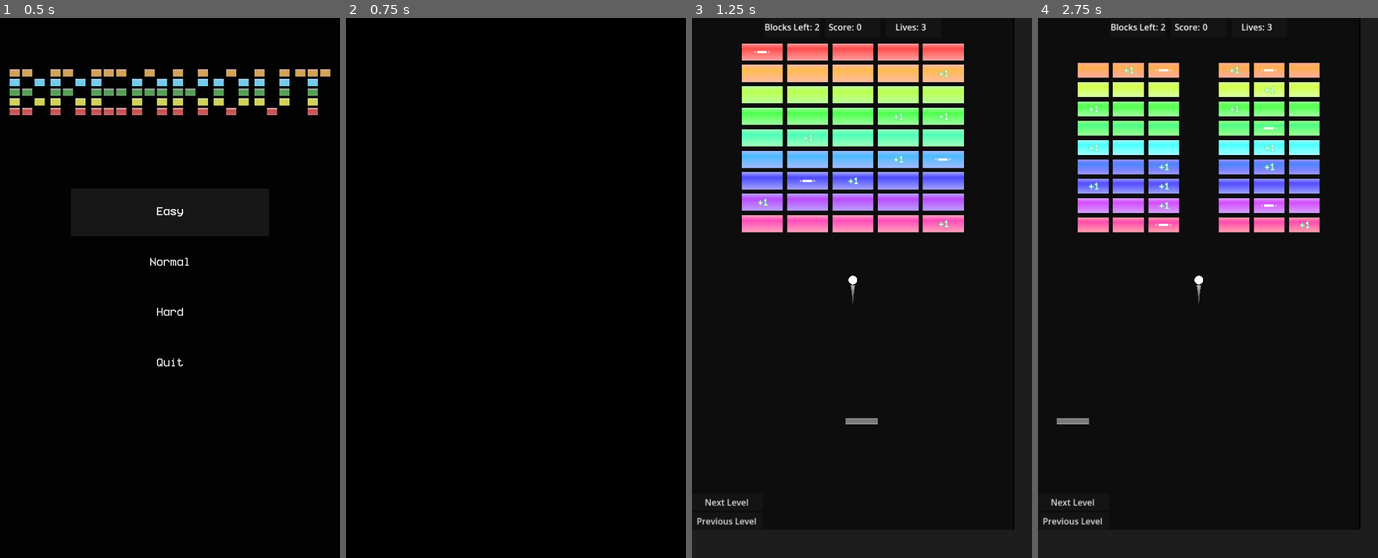
Above: before the commit, frames 1-4 (left to right).
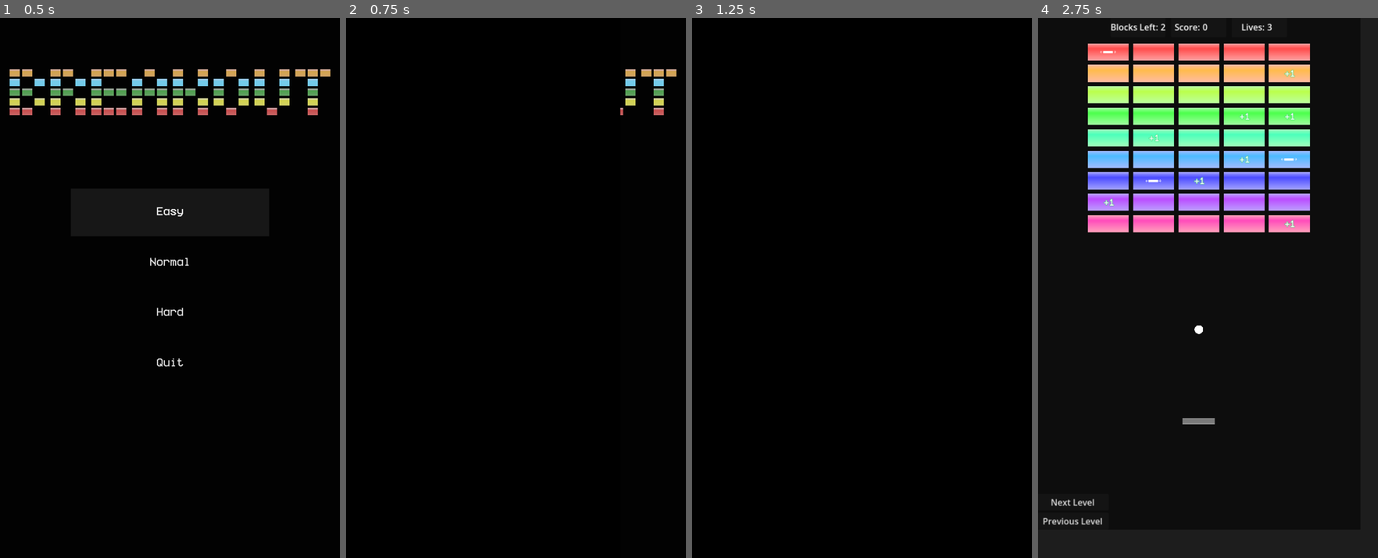
Above: after the commit, the same moments.

Repository: ProudFridge/Breakout
Game: Godot game, scene res://scenes/main_menu/main_menu.tscn
Two runs of this game, one before a commit and one after it. Both use one fixed random seed, a clock stepped at 60 frames per second and the inputs below. Sound files missing from this copy of the repository are replaced by a short silence.
Inputs (mouse positions are in pixels of both pictures, inside the frame that each line leads up to):
- Up to frame 1 (0.5 s): no input
- Up to frame 2 (0.75 s): click "Hard" at 0.5 s
- Up to frame 3 (1.25 s): no input
- Up to frame 4 (2.75 s): click (1208, 212) at 1.25 s, where only the run after the commit has a clickable "Easy"; click "Next Level" at 2 s

Frame 1 is identical in both runs. In frame 2, 0.5% of the frame differs, in the area x 80-98%, y 9-18%; in frame 3, 29%, in the area x 0-100%, y 0-100%; in frame 4, 21%.

Commit message:
Remove paddle tilt and make the balls rotate towards the velocity of the paddle

Diff:
--- a/project.godot
+++ b/project.godot
@@ -62,16 +62,6 @@
 , Object(InputEventKey,"resource_local_to_scene":false,"resource_name":"","device":-1,"window_id":0,"alt_pressed":false …(186 unchanged characters)…
 ]
 }
-tilt_right={
-"deadzone": 0.2,
-"events": [Object(InputEventKey,"resource_local_to_scene":false,"resource_name":"","device":-1,"window_id":0,"alt_pressed":false,"shift_pressed":false,"ctrl_pressed":false,"meta_pressed":false,"pressed":false,"keycode":0,"physical_keycode":69,"key_label":0,"unicode":101,"location":0,"echo":false,"script":null)
-]
-}
-tilt_left={
-"deadzone": 0.2,
-"events": [Object(InputEventKey,"resource_local_to_scene":false,"resource_name":"","device":-1,"window_id":0,"alt_pressed":false,"shift_pressed":false,"ctrl_pressed":false,"meta_pressed":false,"pressed":false,"keycode":0,"physical_keycode":81,"key_label":0,"unicode":113,"location":0,"echo":false,"script":null)
-]
-}
 dash={
 "deadzone": 0.2,
 "events": [Object(InputEventKey,"resource_local_to_scene":false,"resource_name":"","device":-1,"window_id":0,"alt_press …(195 unchanged characters)…
--- a/scenes/ball/ball.gd
+++ b/scenes/ball/ball.gd
@@ -58,7 +58,7 @@
 			if not isPiercing:
 				velocity = velocity.bounce(collision.get_normal())
 		elif body is Paddle:
-			var paddleVelocity: Vector2 = (body as Paddle).velocity
+			var paddleVelocity: Vector2 = (body as Paddle).computedVelocity
 
 			# Make the ball reflect less/more depending on the paddle's velocity
 			velocity = velocity.bounce(collision.get_normal().rotated(clamp(paddleVelocity.x, -0.1, 0.1)))
--- a/scenes/block/block.gd
+++ b/scenes/block/block.gd
@@ -22,7 +22,6 @@
 
 	if ability == Ability.AbilityType.CLONE:
 		$CloneLabel.visible = true
-		print(modulate)
 		$CloneLabel.label_settings.outline_color = Color(1 - mesh.modulate.r,1- mesh.modulate.g,1- mesh.modulate.b,1)
 	elif ability == Ability.AbilityType.GROW:
 		$GrowSprite.visible = true
--- a/scenes/congrats/congrats.tscn
+++ b/scenes/congrats/congrats.tscn
@@ -2,6 +2,15 @@
 
 [ext_resource type="FontFile" uid="uid://dl2r5vgsaa8h3" path="res://assets/fonts/better_vcr/BetterVCR 25.09.ttf" id="1_6frq4"]
 [ext_resource type="Script" uid="uid://bbir7xgk6y3hq" path="res://scenes/congrats/congrats.gd" id="1_jm3ca"]
+[ext_resource type="Theme" uid="uid://247q53tapwic" path="res://scenes/main_menu/main_theme.tres" id="3_xxnpq"]
+[ext_resource type="Script" uid="uid://p1qw2026sbl6" path="res://scenes/congrats/return_to_main_menu.gd" id="4_xxnpq"]
+
+[sub_resource type="Gradient" id="Gradient_0ebjn"]
+offsets = PackedFloat32Array(0)
+colors = PackedColorArray(0.01, 0.01, 0.01, 1)
+
+[sub_resource type="GradientTexture2D" id="GradientTexture2D_jm3ca"]
+gradient = SubResource("Gradient_0ebjn")
 
 [sub_resource type="LabelSettings" id="LabelSettings_2m7xh"]
 font = ExtResource("1_6frq4")
@@ -15,6 +24,15 @@
 grow_horizontal = 2
 grow_vertical = 2
 script = ExtResource("1_jm3ca")
+
+[node name="TextureRect" type="TextureRect" parent="." unique_id=1935388435]
+layout_mode = 1
+anchors_preset = 15
+anchor_right = 1.0
+anchor_bottom = 1.0
+grow_horizontal = 2
+grow_vertical = 2
+texture = SubResource("GradientTexture2D_jm3ca")
 
 [node name="Label" type="Label" parent="." unique_id=1059623534]
 layout_mode = 1
@@ -31,3 +49,25 @@
 grow_vertical = 2
 text = "Thanks for playing"
 label_settings = SubResource("LabelSettings_2m7xh")
+
+[node name="ReturnToMainMenu" type="Button" parent="." unique_id=1346285100]
+layout_mode = 1
+anchors_preset = 8
+anchor_left = 0.5
+anchor_top = 0.5
+anchor_right = 0.5
+anchor_bottom = 0.5
+offset_left = -120.0
+offset_top = 125.0
+offset_right = 120.0
+offset_bottom = 148.0
+grow_horizontal = 2
+grow_vertical = 2
+size_flags_vertical = 3
+focus_neighbor_top = NodePath("../QuitButton")
+focus_neighbor_bottom = NodePath("../Normal")
+focus_next = NodePath("../Normal")
+focus_previous = NodePath("../QuitButton")
+theme = ExtResource("3_xxnpq")
+text = "Return to Main Menu"
+script = ExtResource("4_xxnpq")
--- /dev/null
+++ b/scenes/congrats/return_to_main_menu.gd
@@ -0,0 +1,7 @@
+extends Button
+
+func _ready() -> void:
+	self.pressed.connect(_on_pressed)
+
+func _on_pressed() -> void:
+	SwitcherSingleton.switch_from_to("res://scenes/main_menu/main_menu.tscn", SwitcherSingleton.TRANSITION_TYPE.SLIDE)
--- /dev/null
+++ b/scenes/main_menu/main_menu.gdshader
@@ -0,0 +1,35 @@
+shader_type canvas_item;
+
+uniform bool crt_enabled;
+uniform sampler2D viewportNearest : filter_nearest, repeat_disable;
+uniform sampler2D viewportLinear : filter_linear, repeat_disable;
+
+uniform float scanLineFac = 0.1;
+uniform float scanLineWidth = 0.25;
+uniform float nearestFac = 0.0;
+uniform float linearFac = 1.3;
+uniform bool abberation_enabled = true;
+const highp float abberationFac = 0.001;
+
+const vec2 RESOLUTION = vec2(320,180);
+
+void fragment() {
+	if(crt_enabled){
+		float fy = fract(UV * RESOLUTION).y;
+		float scanLine = 0.0;
+		float chromaticStrength = abberation_enabled? 1.0 : 0.0;
+		if(fy < scanLineWidth || fy > 1.0 - scanLineWidth){
+			scanLine = scanLineFac;
+		}
+		COLOR = vec4(0,0,0,1);
+		COLOR.r += texture(viewportLinear, UV - vec2(chromaticStrength * abberationFac, 0.0)).r;
+		COLOR.b += texture(viewportLinear, UV + vec2(chromaticStrength * abberationFac, 0.0)).b;
+		COLOR.g += texture(viewportLinear, UV).g;
+		COLOR = mix(COLOR * linearFac, vec4(0,0,0,1), scanLine);
+
+		COLOR += texture(viewportNearest, UV) * nearestFac;
+	}
+	else{
+		COLOR = texture(viewportNearest,UV);
+	}
+}
--- a/scenes/managers/game_manager/game_manager.gd
+++ b/scenes/managers/game_manager/game_manager.gd
@@ -23,6 +23,11 @@
 signal level_lost()
 
 func _ready() -> void:
+	# Pauses the game for some time when the level starts
+	process_mode = Node.PROCESS_MODE_DISABLED
+	var timer: SceneTreeTimer = get_tree().create_timer(1.5)
+	timer.timeout.connect(func() -> void: process_mode = PROCESS_MODE_ALWAYS)
+
 	initialPaddlePosition= Vector2(Global.windowSize.x / 2, Global.windowSize.y - 200)
 	initialBallPosition = Vector2(Global.windowSize.x / 2, initialPaddlePosition.y - 170)
 
--- a/scenes/paddle/paddle.gd
+++ b/scenes/paddle/paddle.gd
@@ -5,11 +5,16 @@
 var oriSpeed: float = SPEED
 const maxTiltAngle: float = deg_to_rad(15)
 var tiltAccel: float = 2
+var prevPosition: Vector2 = Vector2.ZERO
+var computedVelocity: Vector2 = Vector2.ZERO
 
 @onready var collision_shape: CollisionShape2D = $CollisionShape2D
 @onready var mesh_instance: MeshInstance2D = $MeshInstance2D
 
 func _physics_process(delta: float) -> void:
+	computedVelocity = (position - prevPosition) / delta
+	prevPosition = position
+
 	# Get the input direction and handle the movement/deceleration.
 	#var direction: float= Input.get_axis("move_left", "move_right")
 	#if direction:
@@ -19,21 +24,8 @@
 	#
 	position.x = get_global_mouse_position().x
 
-	# Handle the paddle tilt
-	if Input.is_action_pressed("tilt_right"):
-		rotation = move_toward(rotation, maxTiltAngle, tiltAccel * delta)
-	elif Input.is_action_pressed("tilt_left"):
-		rotation = move_toward(rotation, -maxTiltAngle, tiltAccel * delta)
-	else:
-		rotation = move_toward(rotation, 0, tiltAccel * delta)
-
 	var collision: KinematicCollision2D = move_and_collide(velocity * delta)
 
-	# Bounces the ball whenever there's a collision
-	if collision:
-		var body: Node = collision.get_collider()
-		if body is Ability:
-			(body as Ability).use_ability()
 
 func set_length(length: float) -> void:
 	collision_shape.shape.size.x = length
--- a/scenes/singletons/SwitcherSingleton/switcher_singleton.gd
+++ b/scenes/singletons/SwitcherSingleton/switcher_singleton.gd
@@ -21,7 +21,7 @@
 		# Adds the transitionRect into a canvasLayer so it stays idnependant of the camera's position
 		# TODO: group this into a function, it's messy
 		var canvasLayer: CanvasLayer = CanvasLayer.new()
-		var transitionRect: TransitionRect = TransitionRect.new(0.5)
+		var transitionRect: TransitionRect = TransitionRect.new(0.75)
 		canvasLayer.add_child(transitionRect)
 		canvasLayer.follow_viewport_enabled = true
 
Not shown, added: scenes/congrats/return_to_main_menu.gd.uid
Not shown, added: scenes/main_menu/main_menu.gdshader.uid
Not shown: 1 places in scenes/main_menu/main_menu.tscn that only renumber resources
